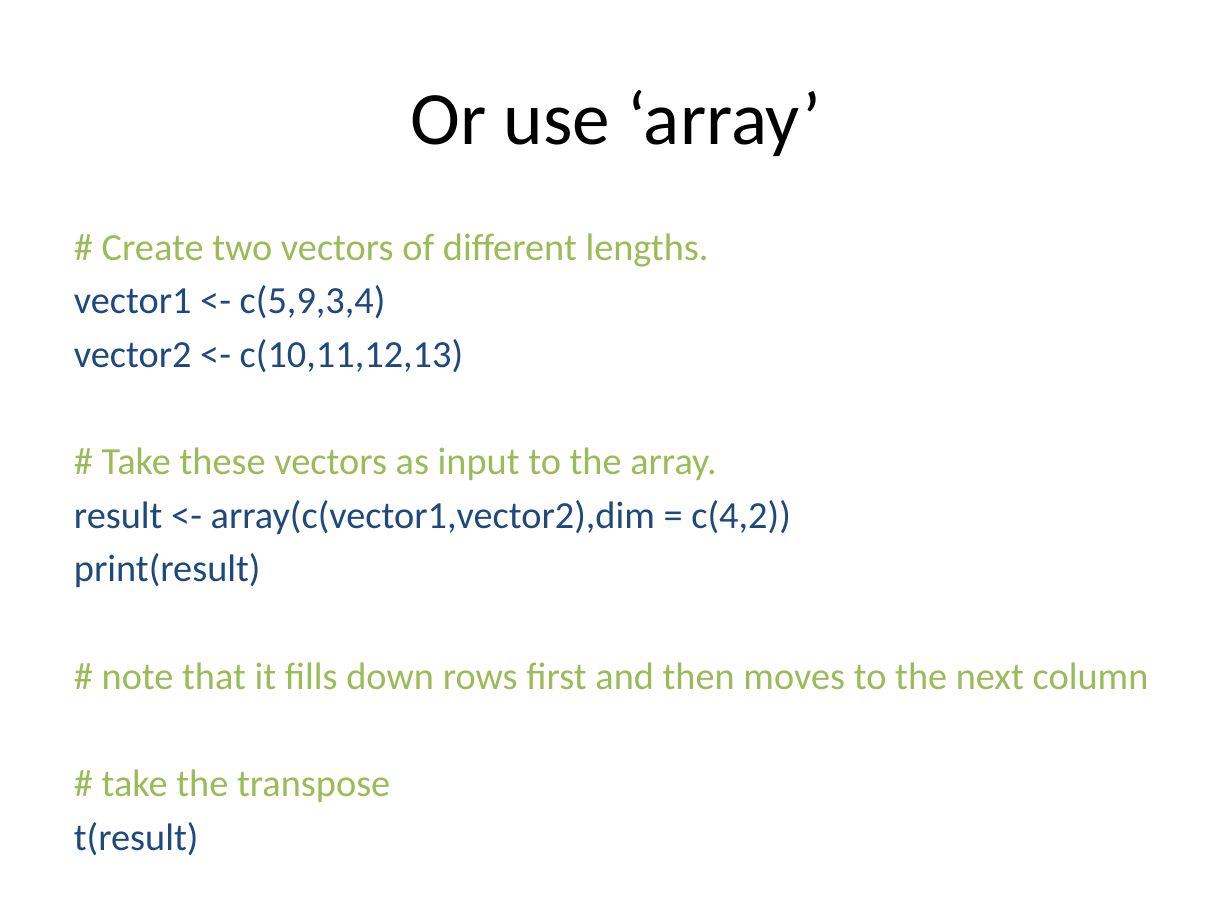
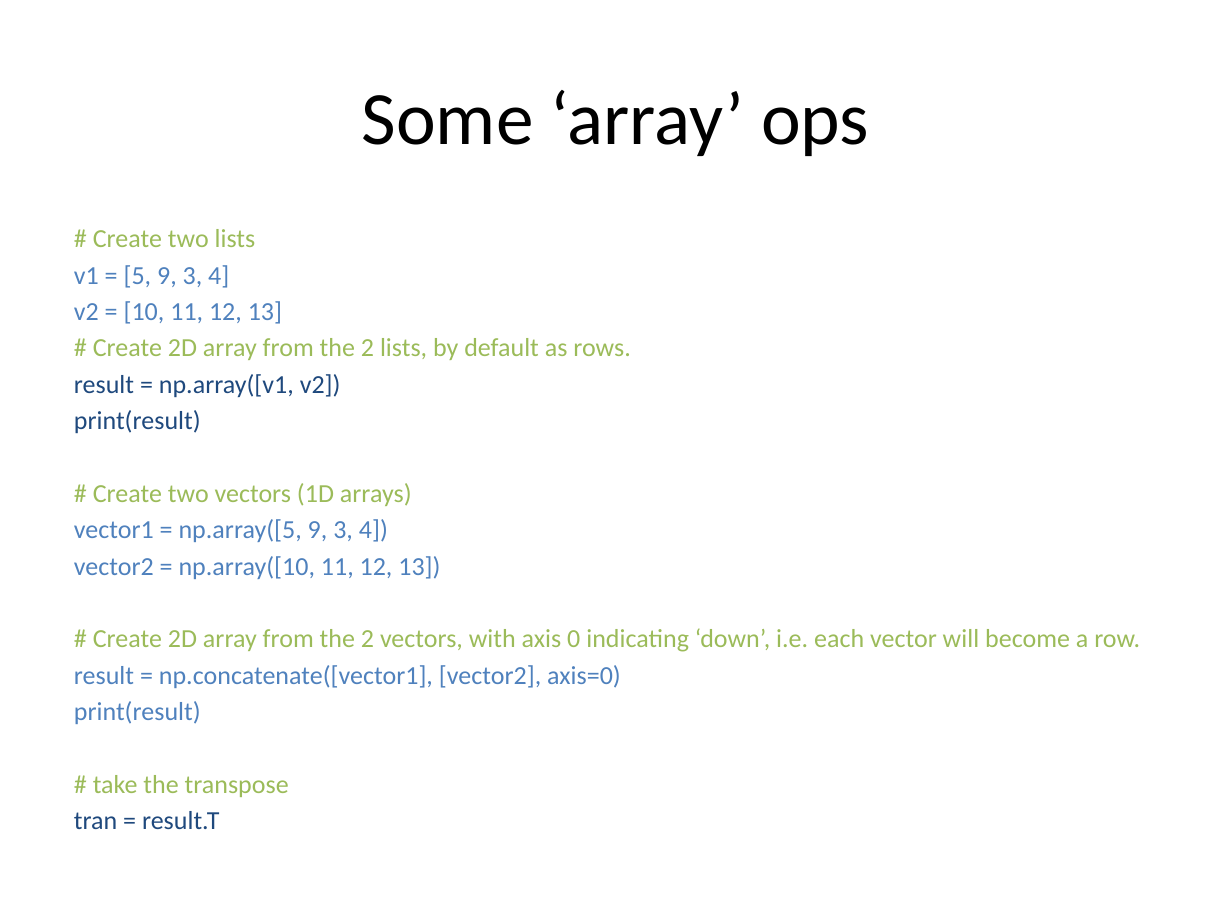
Before and after one commit to pradau/python_for_psychologists, a slide deck: slide 19 of Python_intro_lecture.pptx. Drawn at 1232x924 pixels with LibreOffice and Linux fonts; fonts in the diff are those of the drawing. Boxes give left, top, right and bottom in pixels: in the first picture for what was removed or moved away, otherwise in the second. Text is boxed around its words. In the diff, an @@ line names an element or a change of style, - is before the commit and + after.

```diff
--- a/Python_intro_lecture.pptx
+++ b/Python_intro_lecture.pptx
@@ title at (362, 90, 869, 156): text changed @@
-Or use ‘array’
+Some ‘array’ ops
@@ text at (74, 229, 630, 398): text changed; size 22.4 to 15.2 pt; text colour #1F497D to #9BBB59 @@
-# Create two vectors of different lengths.
-vector1 <- c(5,9,3,4)
-vector2 <- c(10,11,12,13)
-# Take these vectors as input to the array.
-result <- array(c(vector1,vector2),dim = c(4,2))
+# Create two lists
+v1 = [5, 9, 3, 4]
+v2 = [10, 11, 12, 13]
+# Create 2D array from the 2 lists, by default as rows.
+result = np.array([v1, v2])
@@ text at (74, 410, 289, 797): size 22.4 to 15.2 pt in "print(result)", "# take the transpose"; less space between paragraphs @@
@@ text at (74, 483, 1140, 724): text changed; size 22.4 to 15.2 pt; text colour #9BBB59 to #4F81BD @@
-# note that it fills down rows first and then moves to the next column
+# Create two vectors (1D arrays)
+vector1 = np.array([5, 9, 3, 4])
+vector2 = np.array([10, 11, 12, 13])
+# Create 2D array from the 2 vectors, with axis 0 indicating ‘down’, i.e. each vector will become a row.
+result = np.concatenate([vector1], [vector2], axis=0)
+print(result)
@@ text at (74, 811, 219, 829): text changed; size 22.4 to 15.2 pt @@
-t(result)
+tran = result.T
```
Also in this commit, not shown: 15 other slides changed, 1 slide removed.
